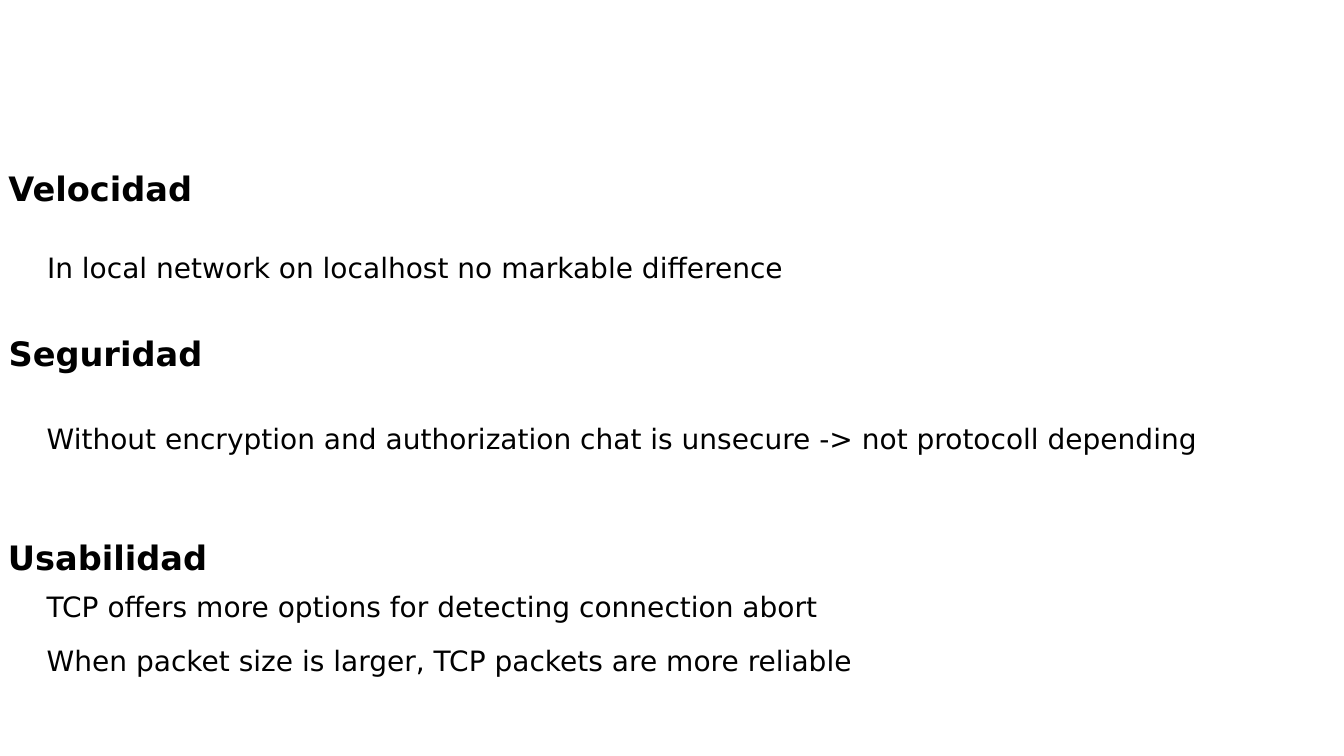
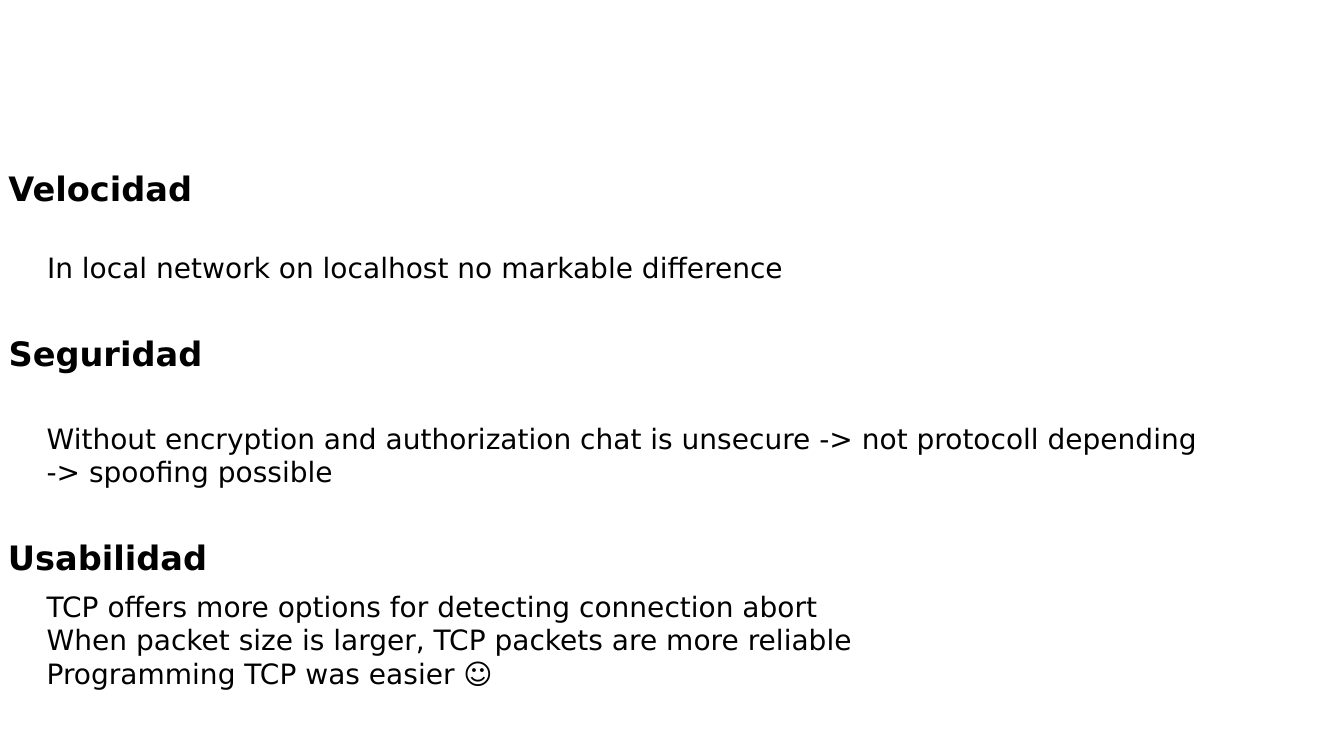
Before and after one commit to nconrad841/ConfiguracionDeServicios, a slide deck: slide 13 of Presentacion_2022_07_14.pptx. Drawn at 1344x756 pixels with LibreOffice and Linux fonts; fonts in the diff are those of the drawing; background and template pictures are left out. Boxes give left, top, right and bottom in pixels: in the first picture for what was removed or moved away, otherwise in the second. Text is boxed around its words. In the diff, an @@ line names an element or a change of style, - is before the commit and + after.

Commit message:
update ppt

```diff
--- a/Presentacion_2022_07_14.pptx
+++ b/Presentacion_2022_07_14.pptx
@@ text at (89,460,333,488): paragraph added @@
+-> spoofing possible
@@ text at (47,628,852,690): paragraphs added @@
+When packet size is larger, TCP packets are more reliable
+Programming TCP was easier ☺
@@ text removed at (47,649,852,677) @@
-When packet size is larger, TCP packets are more reliable
```
Also in this commit, not shown: 3 other slides changed.
